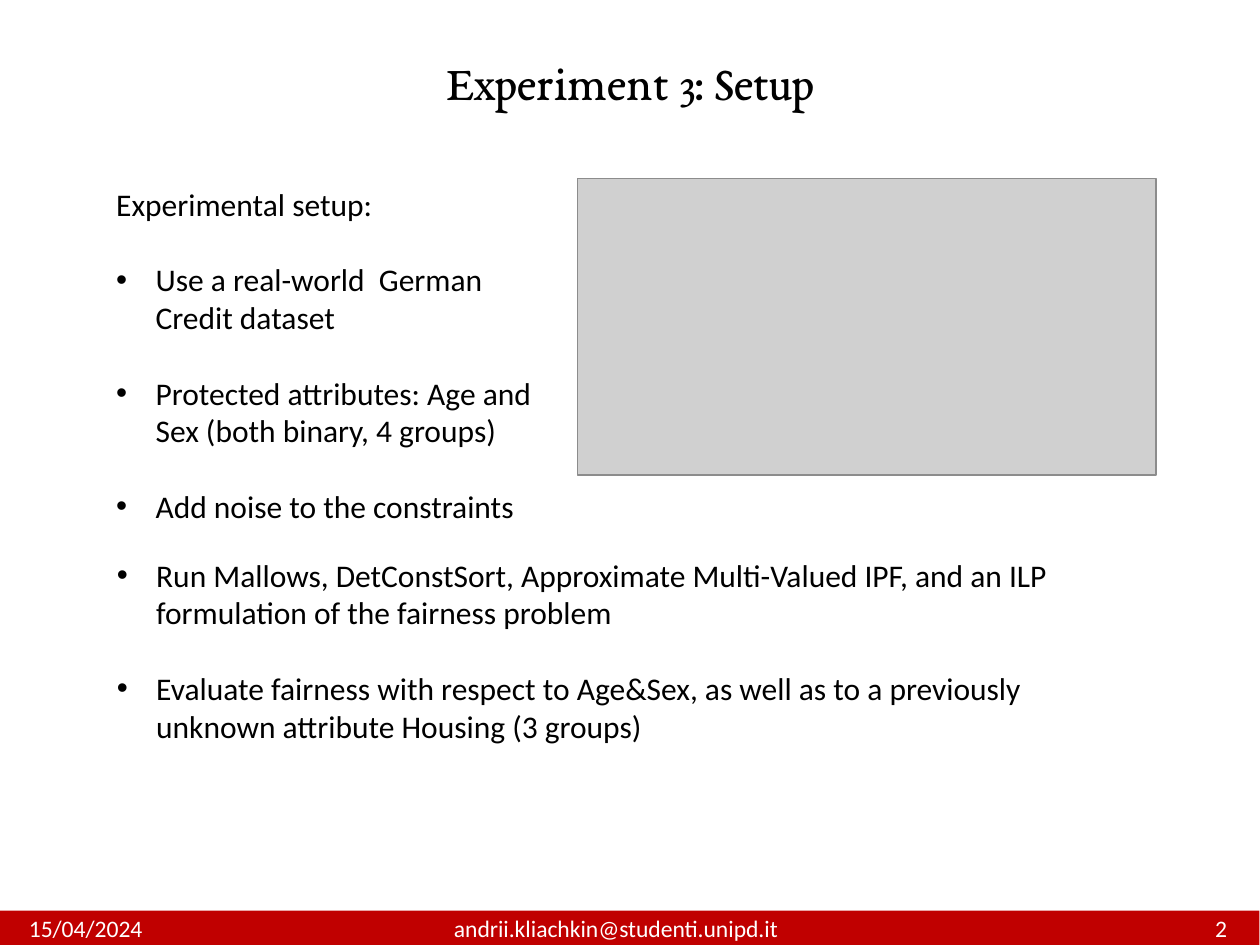
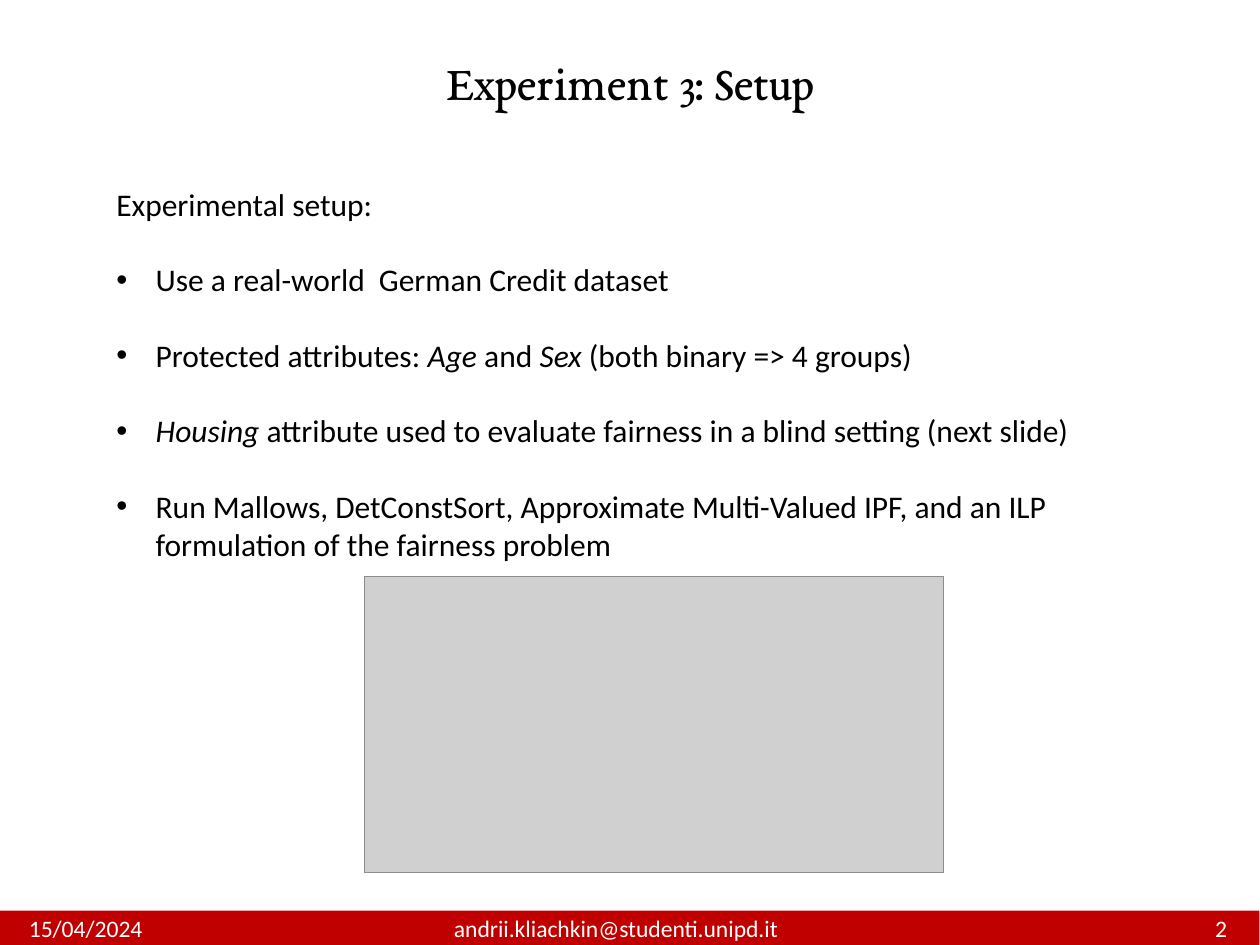
Before and after one commit to andrewklayk/unipd_thesis, a slide deck: slide 25 of AndriiKliachkin.pptx (slide 27 before the commit). Drawn at 1260x945 pixels with LibreOffice and Linux fonts; fonts in the diff are those of the drawing; grey boxes stand for pictures. Boxes give left, top, right and bottom in pixels: in the first picture for what was removed or moved away, otherwise in the second. Text is boxed around its words. In the diff, an @@ line names an element or a change of style, - is before the commit and + after.

```diff
--- a/AndriiKliachkin.pptx
+++ b/AndriiKliachkin.pptx
@@ text at (156,344,1068,561): text changed @@
-• Protected attributes: Age and Sex (both binary, 4 groups)
-• Add noise to the constraints
+• Protected attributes: Age and Sex (both binary => 4 groups)
+• Housing attribute used to evaluate fairness in a blind setting (next slide)
+• Run Mallows, DetConstSort, Approximate Multi-Valued IPF, and an ILP formulation of the fairness problem
@@ text removed at (156,565,1046,744) @@
-• Run Mallows, DetConstSort, Approximate Multi-Valued IPF, and an ILP formulation of the fairness problem
-• Evaluate fairness with respect to Age&Sex, as well as to a previously unknown attribute Housing (3 groups)
@@ picture: place and size @@
-picture at (577,179,1155,475)
+picture at (364,576,942,872)
```
Also in this commit, not shown: 20 other slides changed, 7 slides added, 4 slides removed, 9 other files.
